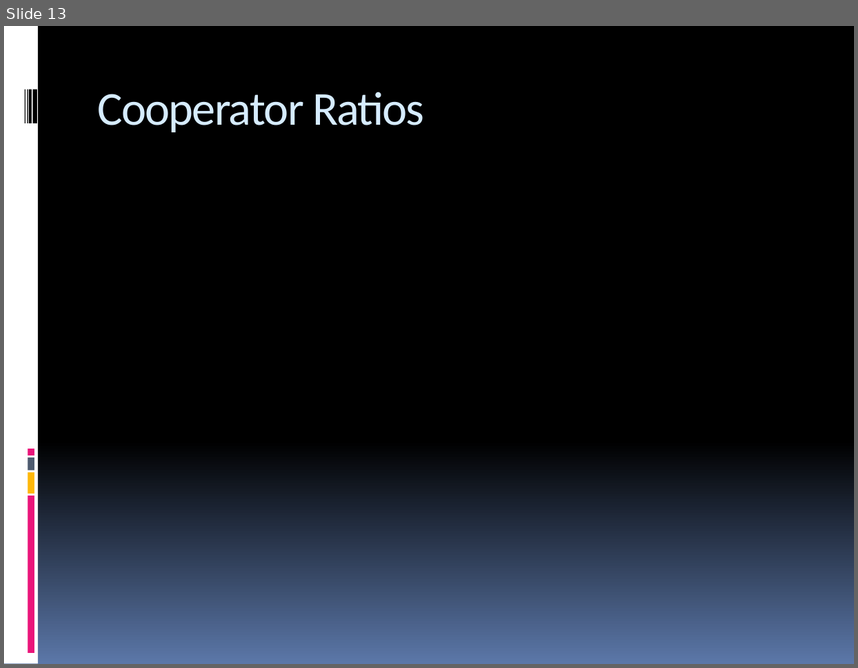
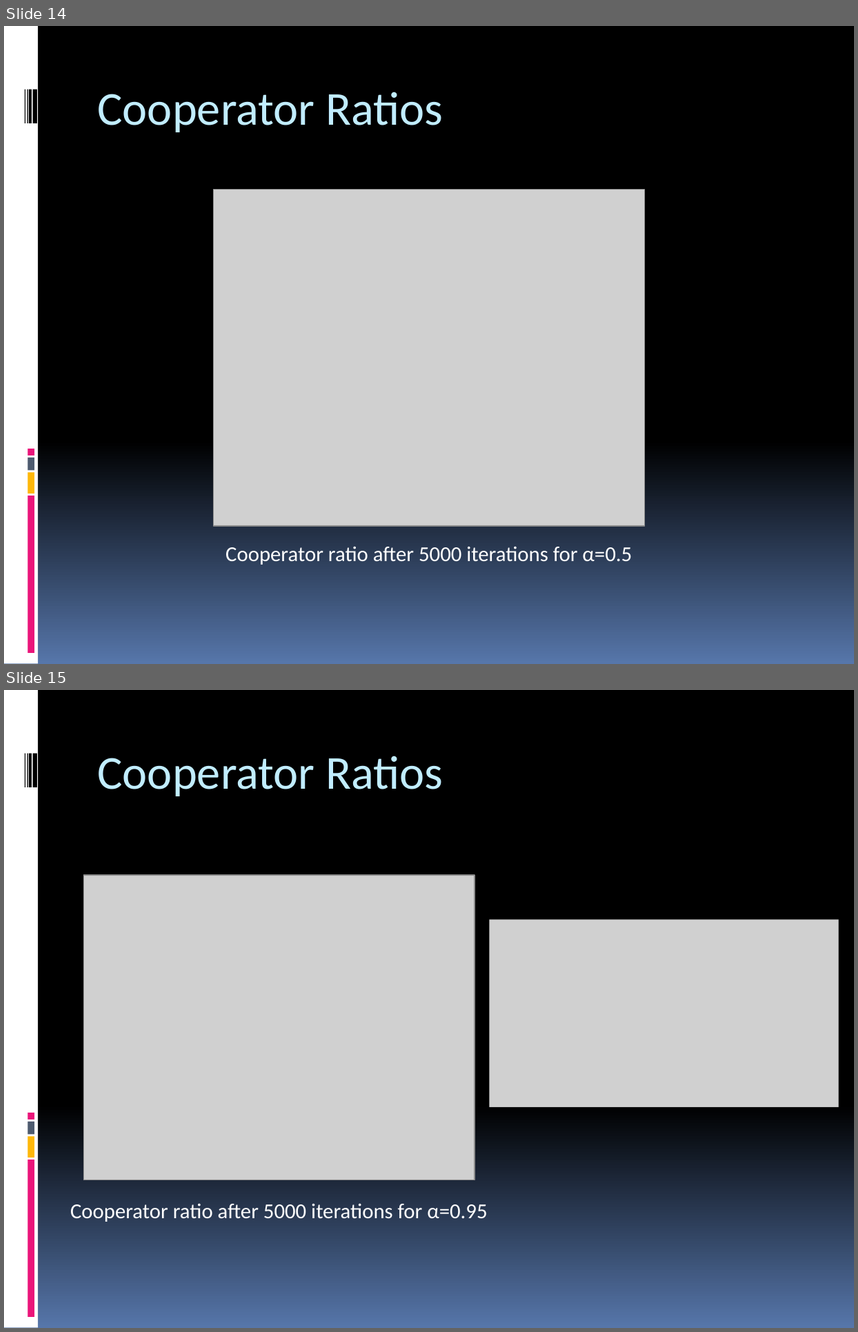
Before and after one commit to pec0ra/cooperation, a slide deck: presentation/presentation.pptx. Shown one above the other, each under a label of ours: slide 13 before the commit, slides 14 and 15 after it. The pictures are 858x668 and 858x1332 pixels, drawn with LibreOffice and Linux fonts; fonts in the diff are those of the drawing; grey boxes stand for pictures. Boxes give left, top, right and bottom in pixels: in the first picture for what was removed or moved away, otherwise in the second. Text is boxed around its words. In the diff, an @@ line names an element or a change of style, - is before the commit and + after.

```diff
--- a/presentation/presentation.pptx
+++ b/presentation/presentation.pptx
@@ slide 15 added at (x1=4, y1=690, x2=854, y2=1328), background gradient #000000 to #5676AA; not listed: 9 template elements that a slide beside it also shows @@
@@ title added at (x1=98, y1=756, x2=443, y2=796), 40 pt, text #C1EDFF @@
+Cooperator Ratios
@@ picture added at (x1=84, y1=876, x2=475, y2=1181) @@
@@ picture added at (x1=489, y1=920, x2=839, y2=1107) @@
@@ text added at (x1=70, y1=1203, x2=487, y2=1221), 18 pt, text #FFFFFF @@
+Cooperator ratio after 5000 iterations for α=0.95
@@ what was slide 13 is now slide 14 @@
@@ slide 14 changed as well @@
@@ background gradient #000000 to #5B77A8 to gradient #000000 to #5676AA @@
@@ title "Cooperator Ratios" at (x1=98, y1=92, x2=443, y2=132): text colour #D6ECFF to #C1EDFF, letter spacing -1 to 0 pt @@
@@ picture added at (x1=213, y1=190, x2=644, y2=525) @@
@@ text added at (x1=225, y1=546, x2=632, y2=564), 18 pt, text #FFFFFF @@
+Cooperator ratio after 5000 iterations for α=0.5
```
Also in this commit, not shown: 12 other slides changed, 4 other slides added, 3 slides removed.
